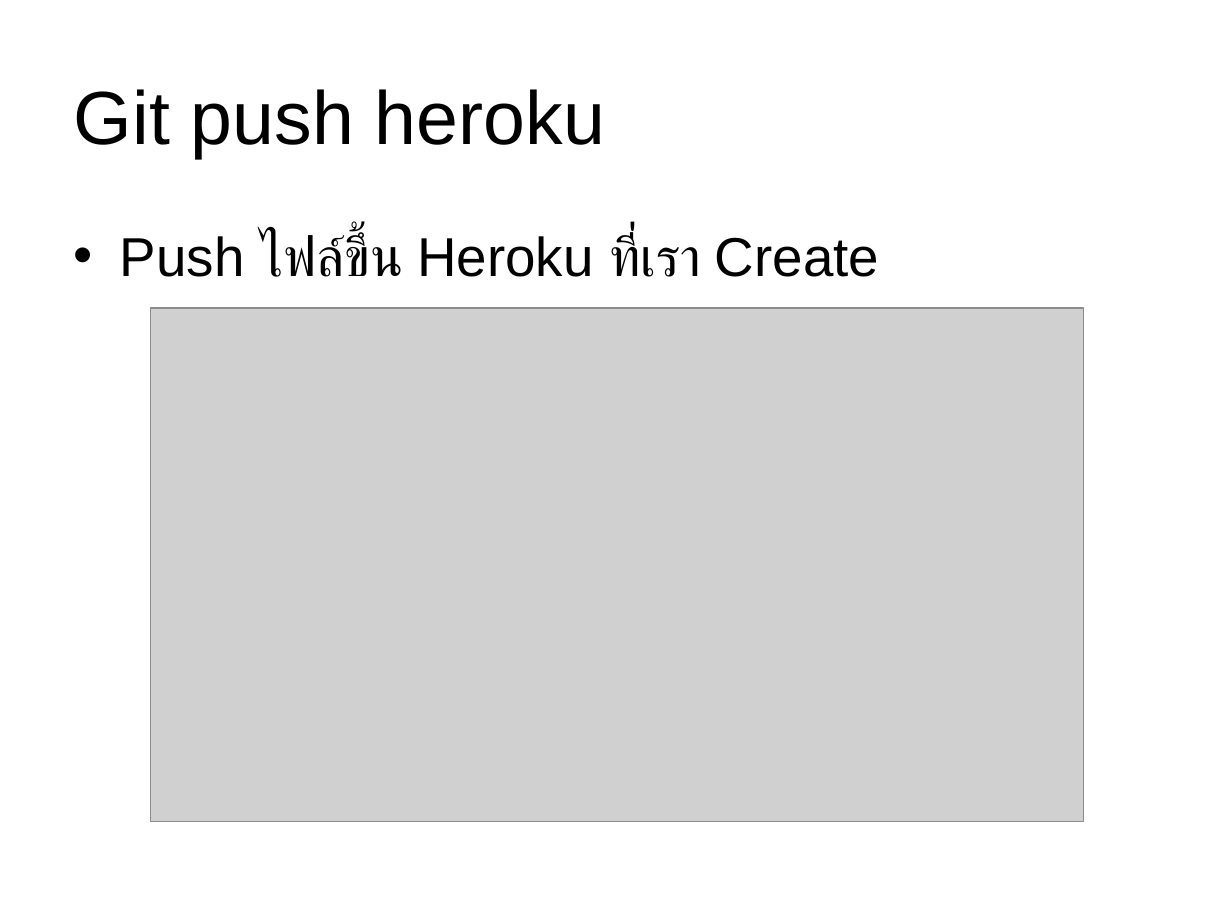
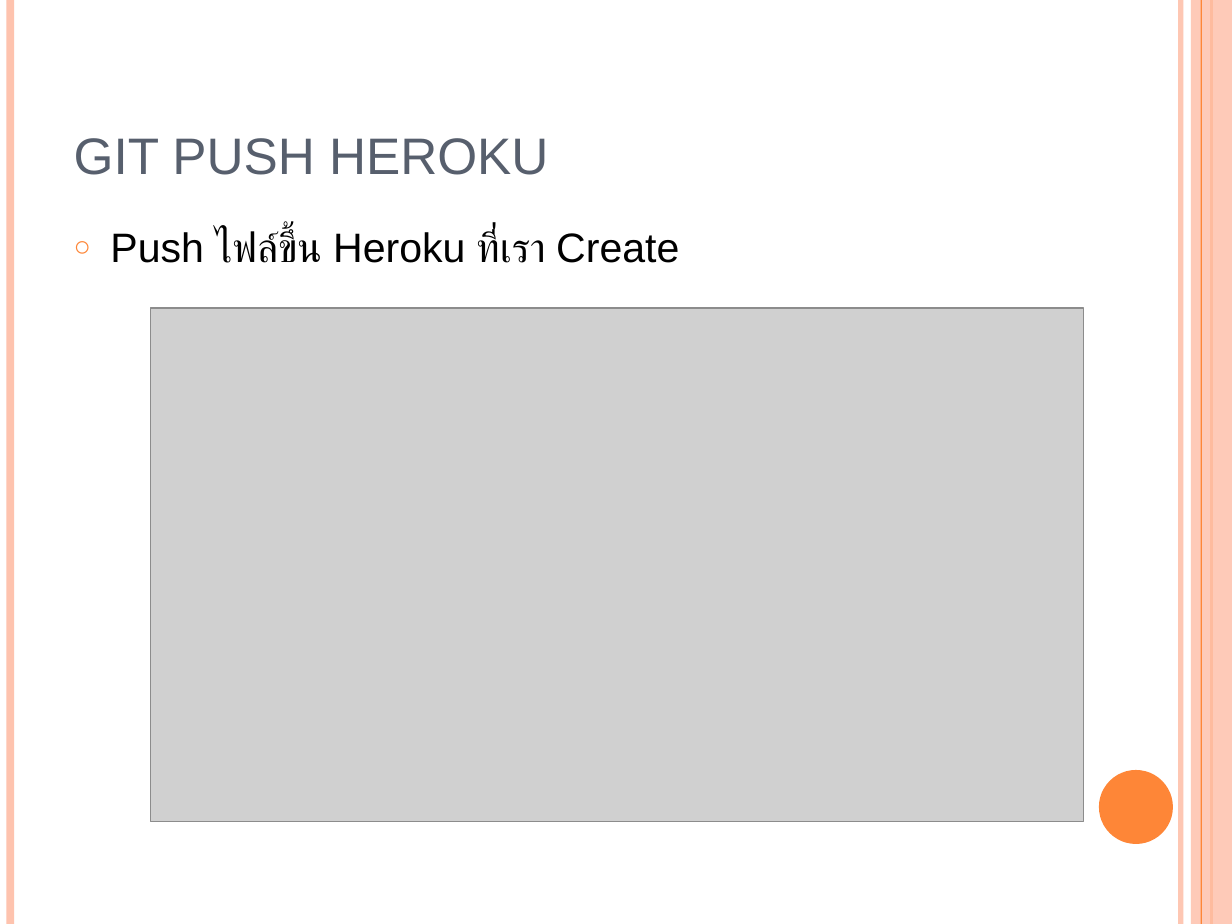
Before and after one commit to Mittapap/interview_rails, a slide deck: slide 10 of presentation.ppt. Drawn at 1232x924 pixels with LibreOffice and Linux fonts; fonts in the diff are those of the drawing; grey boxes stand for pictures. Boxes give left, top, right and bottom in pixels: in the first picture for what was removed or moved away, otherwise in the second. Text is boxed around its words. In the diff, an @@ line names an element or a change of style, - is before the commit and + after.

```diff
--- a/presentation.ppt
+++ b/presentation.ppt
@@ line added from (10, 0) to (10, 924), #FEC3AE 4.51 pt @@
@@ line added from (1180, 0) to (1180, 924), #FEC3AE 3 pt @@
@@ rectangle added at bbox=[1191, 0, 1232, 924], fill #FEC3AE at 87% opacity @@
@@ line added from (1201, 0) to (1201, 924), #FE8637 0.74 pt @@
@@ line added from (1211, 0) to (1211, 924), #FE8637 1.5 pt @@
@@ title "GIT PUSH HEROKU" at bbox=[74, 138, 548, 175]: vertical alignment middle to bottom @@
@@ title at bbox=[74, 138, 548, 175]: text changed; size 44 to 30 pt; text colour #000000 to #575F6D @@
-Git push heroku
+GIT PUSH HEROKU
@@ text "Push ไฟล์ขึ้น Heroku ที่เรา Create" at bbox=[110, 230, 679, 263]: size 32 to 24 pt; bullet • to ○; less space between paragraphs; bullet colour #000000 to #FE8637 @@
@@ ellipse added at bbox=[1099, 770, 1173, 844], fill #FE8637 @@
```
Also in this commit, not shown: 13 other slides changed, 5 slides added, 1 slide removed.
